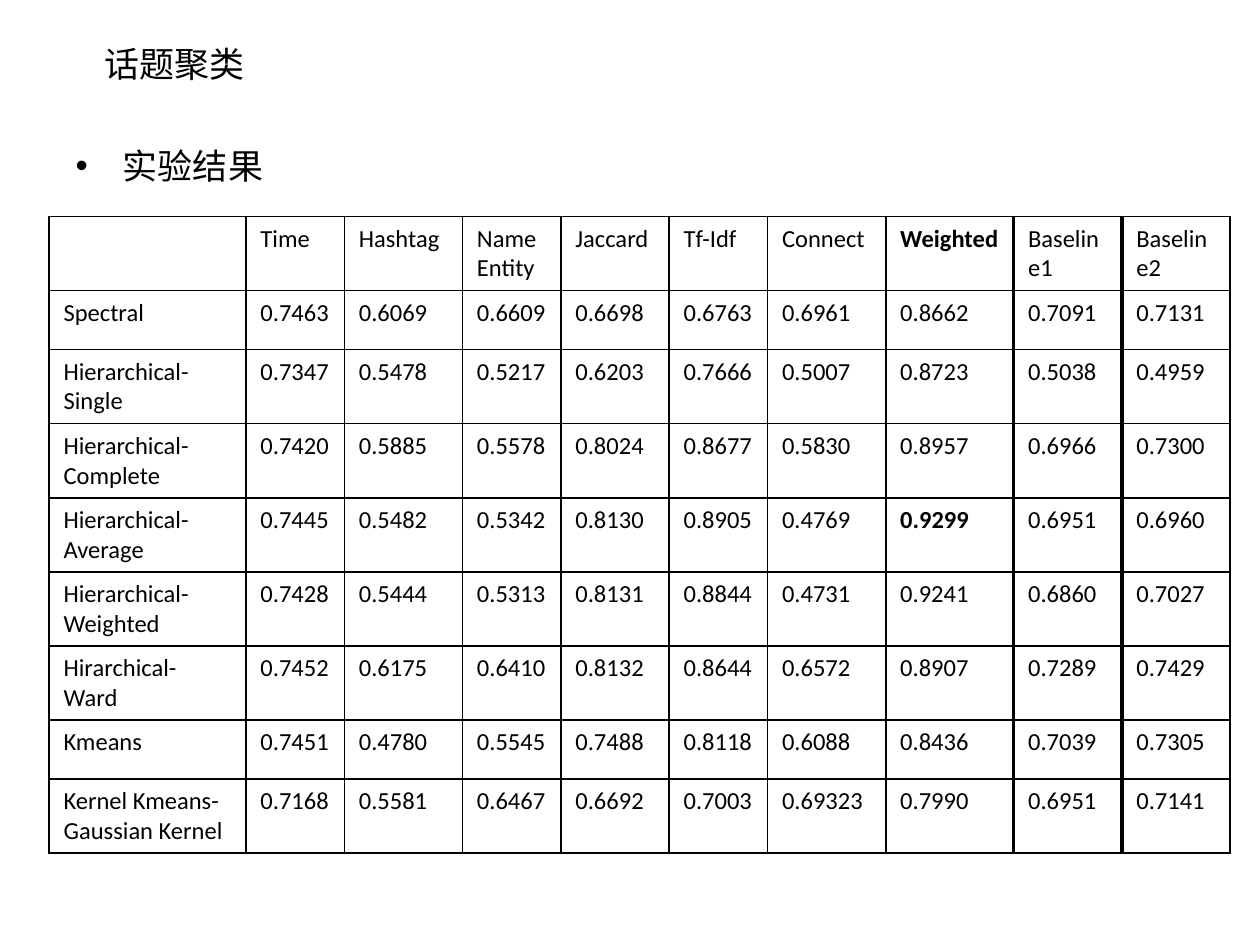
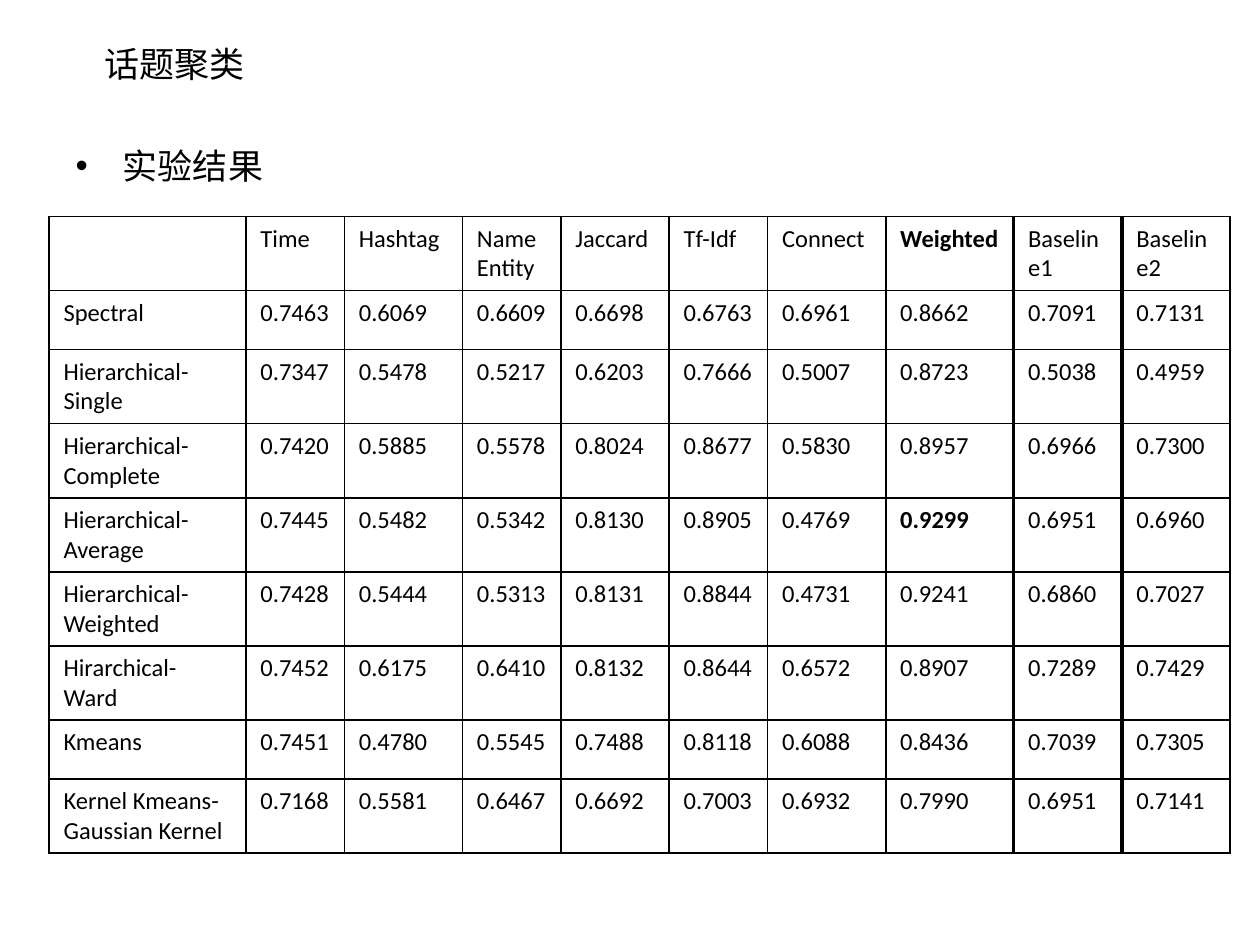
Before and after one commit to xinke0802/DataProcess, a slide deck: slide 4 of 毕设进度报告.pptx. Drawn at 1260x945 pixels with LibreOffice and Linux fonts; fonts in the diff are those of the drawing. Boxes give left, top, right and bottom in pixels: in the first picture for what was removed or moved away, otherwise in the second. Text is boxed around its words. In the diff, an @@ line names an element or a change of style, - is before the commit and + after.

```diff
--- a/毕设进度报告.pptx
+++ b/毕设进度报告.pptx
@@ table at bbox=[49, 217, 1231, 849] @@
-row 9, column 7: 0.69323
+row 9, column 7: 0.6932
```
Also in this commit, not shown: 9 other files.
